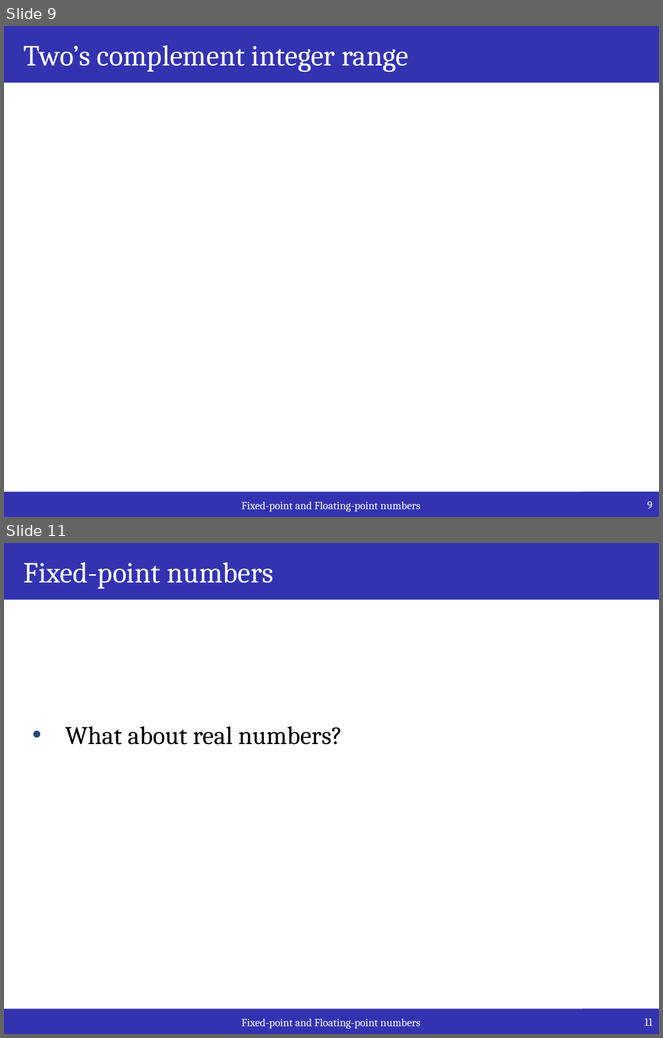
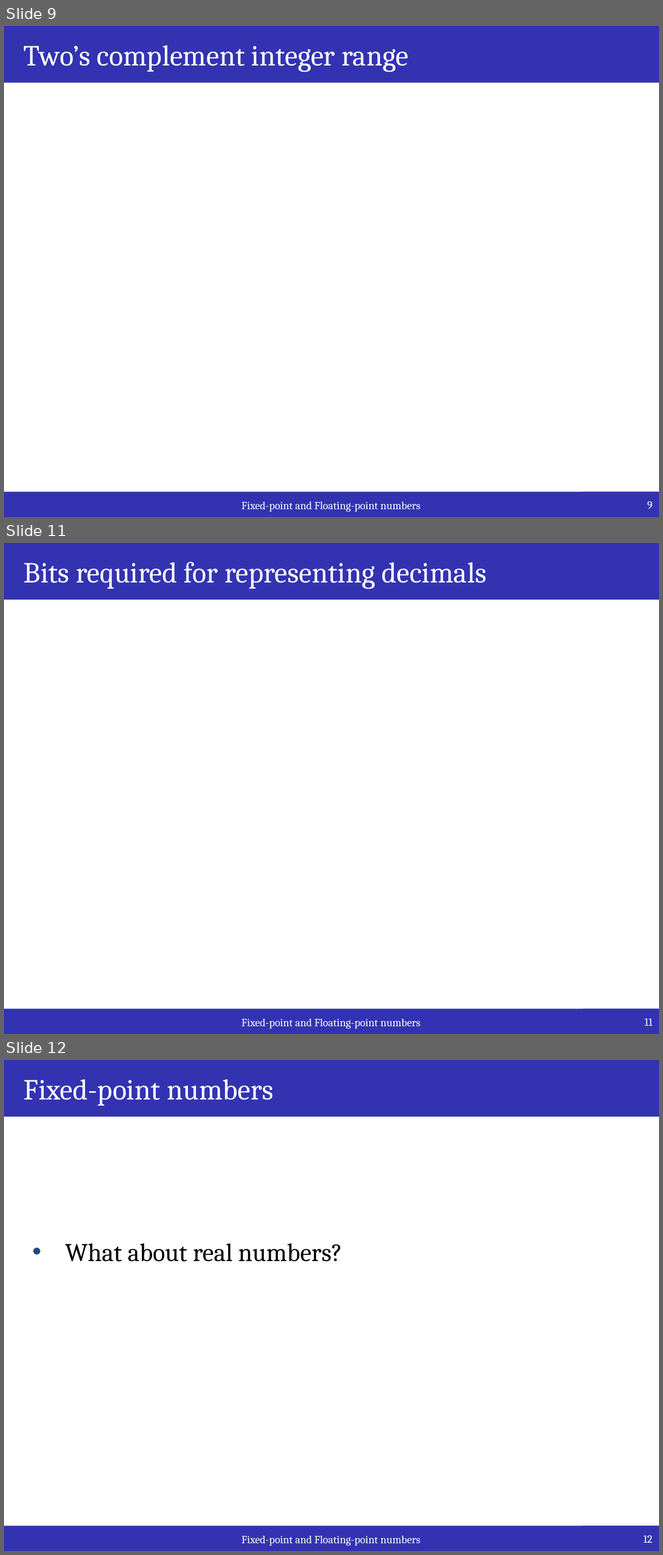
Before and after one commit to iperezan-itesm/05-TC2009B-Aug2021, a slide deck: lectures/weekly_slides/M1.1_FixedPoint_FloatingPoint/M1.1_FixedPoint_FloatinPoint.pptx. Shown one above the other, each under a label of ours: slides 9 and 11 before the commit, slides 9, 11 and 12 after it; the slides between them are not shown. The pictures are 663x1038 and 663x1555 pixels, drawn with LibreOffice and Linux fonts; fonts in the diff are those of the drawing; grey boxes stand for pictures. Boxes give left, top, right and bottom in pixels: in the first picture for what was removed or moved away, otherwise in the second. Text is boxed around its words. In the diff, an @@ line names an element or a change of style, - is before the commit and + after.

```diff
--- a/lectures/weekly_slides/M1.1_FixedPoint_FloatingPoint/M1.1_FixedPoint_FloatinPoint.pptx
+++ b/lectures/weekly_slides/M1.1_FixedPoint_FloatingPoint/M1.1_FixedPoint_FloatinPoint.pptx
@@ slide 11 added at box(4, 543, 659, 1034), background #FFFFFF; not listed: 1 template element that a slide beside it also shows @@
@@ title added at box(4, 543, 659, 600), fill #3333B2, 32 pt, text #FFFFFF @@
+Bits required for representing decimals
@@ page number added at box(583, 1009, 659, 1034), fill #3333B2, 12 pt, text #FFFFFF @@
+11
@@ what was slide 11 is now slide 12 @@
@@ page number at box(644, 1536, 652, 1543): text changed @@
-11
+12
```
Also in this commit, not shown: 3 slides changed, 1 slide removed, 2 other files.
